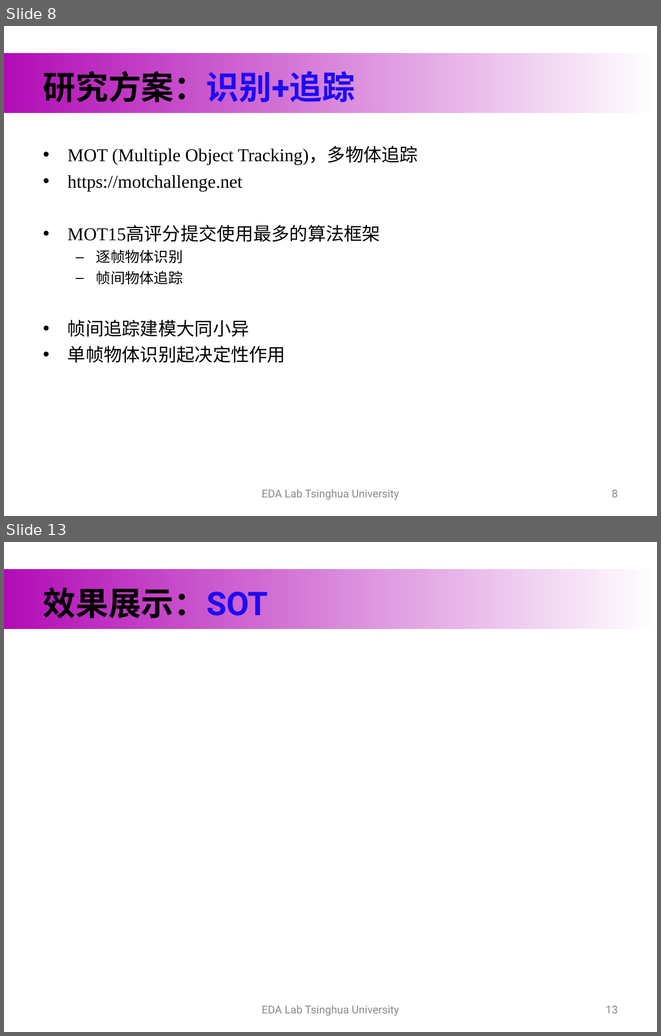
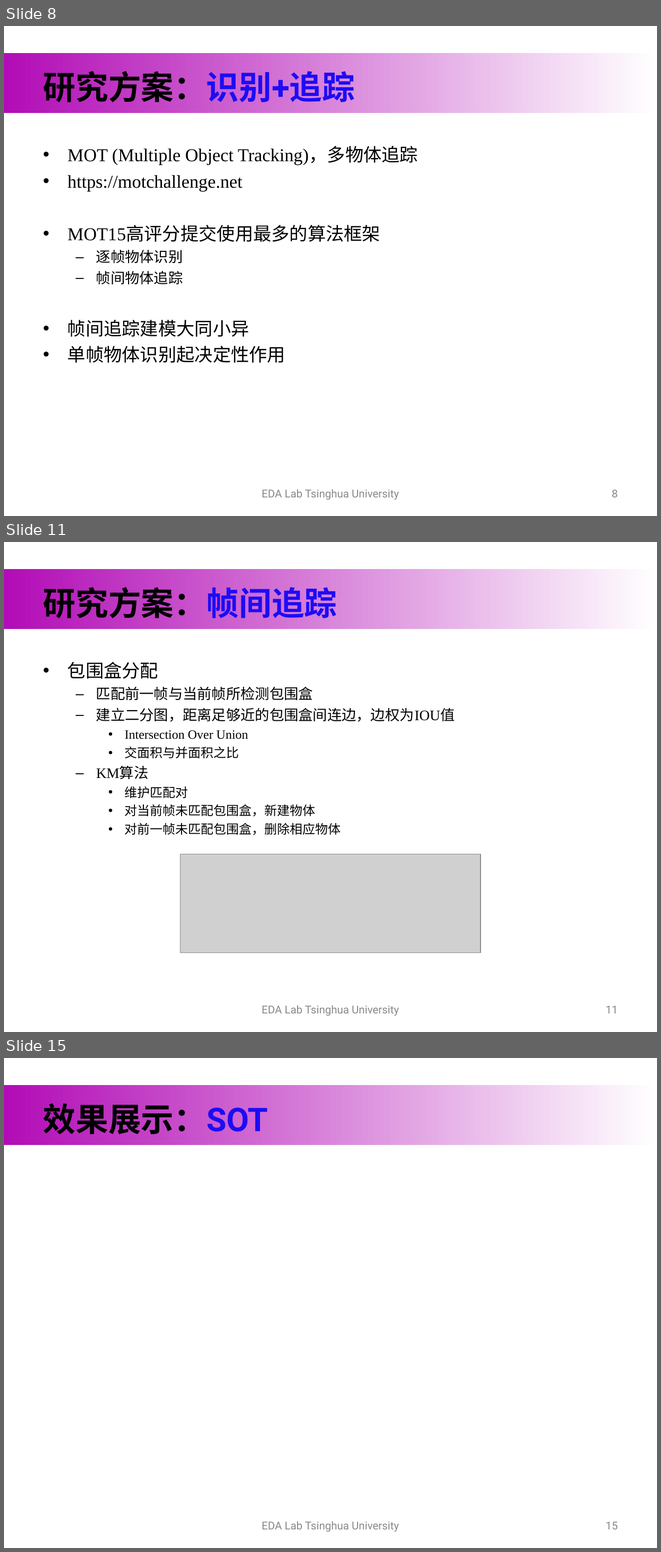
Before and after one commit to hewr1993/graduate_thesis, a slide deck: formal_materials/publish/midterm/中期.ppt. Shown one above the other, each under a label of ours: slides 8 and 13 before the commit, slides 8, 11 and 15 after it; the slides between them are not shown. The pictures are 661x1036 and 661x1552 pixels, drawn with LibreOffice and Linux fonts; fonts in the diff are those of the drawing; grey boxes stand for pictures; background and template pictures are left out. Boxes give left, top, right and bottom in pixels: in the first picture for what was removed or moved away, otherwise in the second. Text is boxed around its words. In the diff, an @@ line names an element or a change of style, - is before the commit and + after.

```diff
--- a/formal_materials/publish/midterm/中期.ppt
+++ b/formal_materials/publish/midterm/中期.ppt
@@ slide 11 added at [4,542,657,1032], background #FFFFFF; not listed: 1 template element that a slide beside it also shows @@
@@ title added at [43,582,337,624], 36 pt, text #000000, bold @@
+研究方案：帧间追踪
@@ text added at [68,662,455,835], 14 pt, text #000000 @@
+• 包围盒分配
+  – 匹配前一帧与当前帧所检测包围盒
+  – 建立二分图，距离足够近的包围盒间连边，边权为IOU值
+    • Intersection Over Union
+    • 交面积与并面积之比
+  – KM算法
+    • 维护匹配对
+    • 对当前帧未匹配包围盒，新建物体
+    • 对前一帧未匹配包围盒，删除相应物体
@@ picture added at [180,854,480,952] @@
@@ text added at [262,1005,399,1016], 12 pt, text #898989 @@
+EDA Lab Tsinghua University
@@ page number added at [606,1005,618,1013], 12 pt, text #898989 @@
+11
@@ what was slide 13 is now slide 15 @@
@@ page number at [606,1521,618,1529]: text changed @@
-13
+15
```
Also in this commit, not shown: 6 slides changed, 1 other slide added, 3 slides removed, 2 other files.
